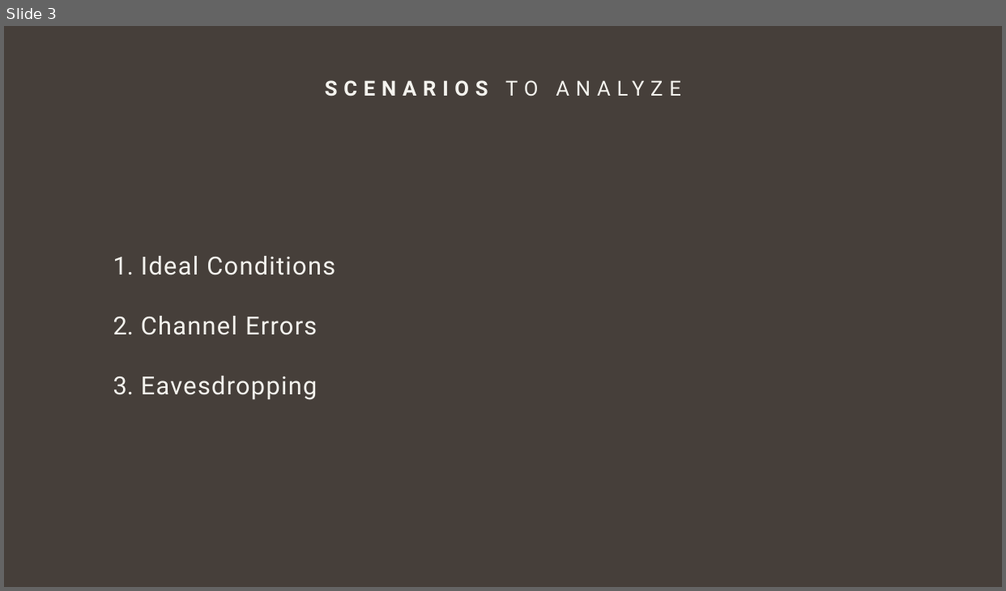
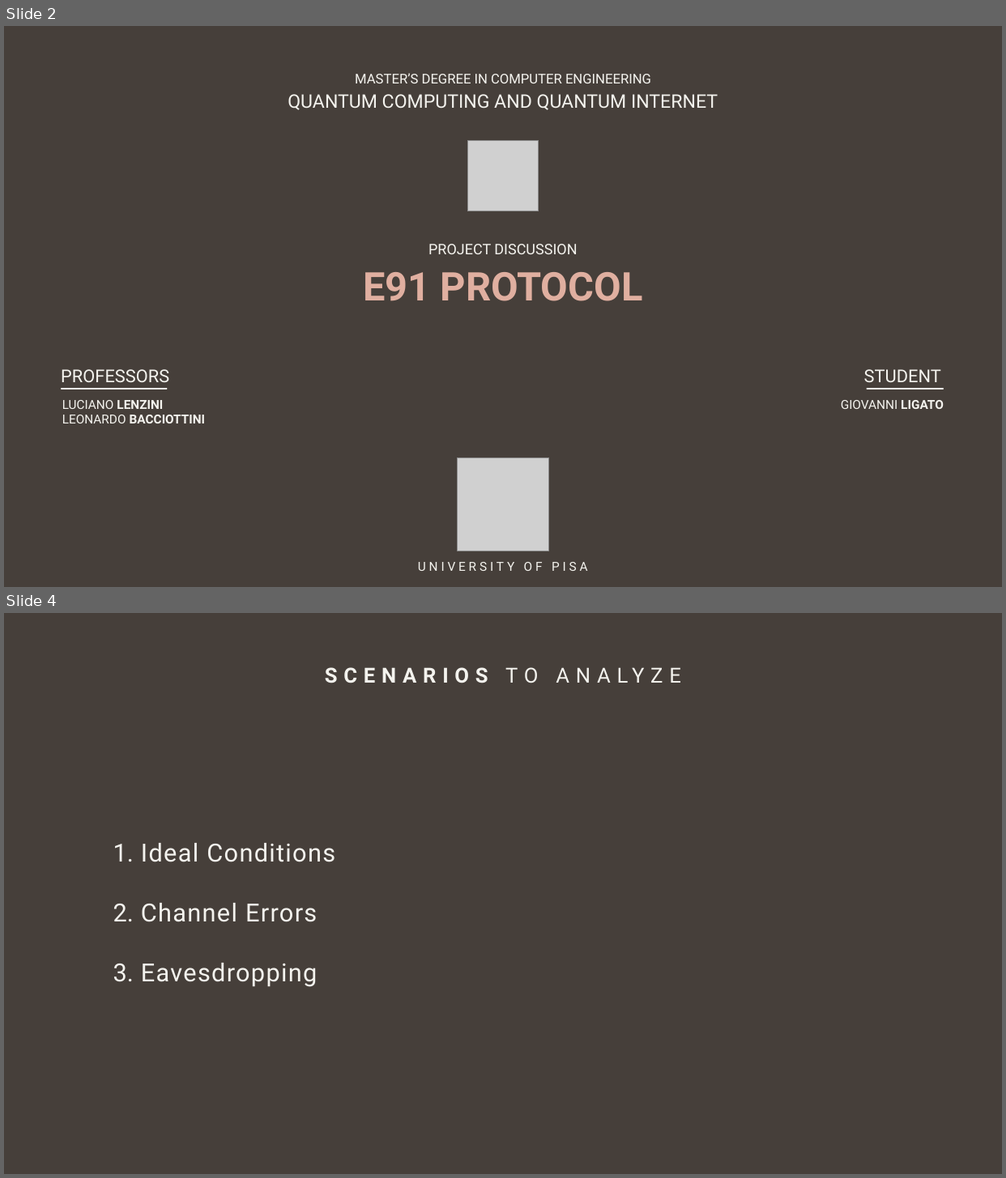
Before and after one commit to giovanniligato/E91-Protocol, a slide deck: Slides/E91 Protocol.pptx. Shown one above the other, each under a label of ours: slide 3 before the commit, slides 2 and 4 after it; the slides between them are not shown. The pictures are 1006x591 and 1006x1178 pixels, drawn with LibreOffice and Linux fonts; fonts in the diff are those of the drawing; grey boxes stand for pictures. Boxes give left, top, right and bottom in pixels: in the first picture for what was removed or moved away, otherwise in the second. Text is boxed around its words. In the diff, an @@ line names an element or a change of style, - is before the commit and + after.

```diff
--- a/Slides/E91 Protocol.pptx
+++ b/Slides/E91 Protocol.pptx
@@ slide 2 added at [4,26,1002,587], background #463F3A @@
@@ text added at [355,73,651,84], 13 pt, text #F4F3EE @@
+MASTER’S DEGREE IN COMPUTER ENGINEERING
@@ text added at [288,94,718,110], 18 pt, text #F4F3EE @@
+QUANTUM COMPUTING AND QUANTUM INTERNET
@@ picture added at [467,140,539,211] @@
@@ text added at [428,244,577,254], 14 pt, text #F4F3EE @@
+PROJECT DISCUSSION
@@ text added at [363,272,643,301], 38 pt, text #E0AFA0, bold @@
+E91 PROTOCOL
@@ text added at [61,369,169,382], 17 pt, text #F4F3EE @@
+PROFESSORS
@@ line added from (62, 389) to (167, 389), #F4F3EE 1.5 pt @@
@@ text added at [864,369,941,382], 17 pt, text #F4F3EE @@
+STUDENT
@@ line added from (867, 389) to (944, 389), #F4F3EE 1.5 pt @@
@@ text added at [62,400,206,424], 12 pt, text #F4F3EE, bold @@
+LUCIANO LENZINI
+LEONARDO BACCIOTTINI
@@ text added at [841,400,944,409], 12 pt, text #F4F3EE @@
+GIOVANNI LIGATO
@@ picture added at [458,458,549,552] @@
@@ text added at [418,562,588,571], 12 pt, text #F4F3EE @@
+UNIVERSITY OF PISA
@@ what was slide 3 is now slide 4 @@
```
Also in this commit, not shown: 5 slides changed, 11 other slides added, 1 other file.
